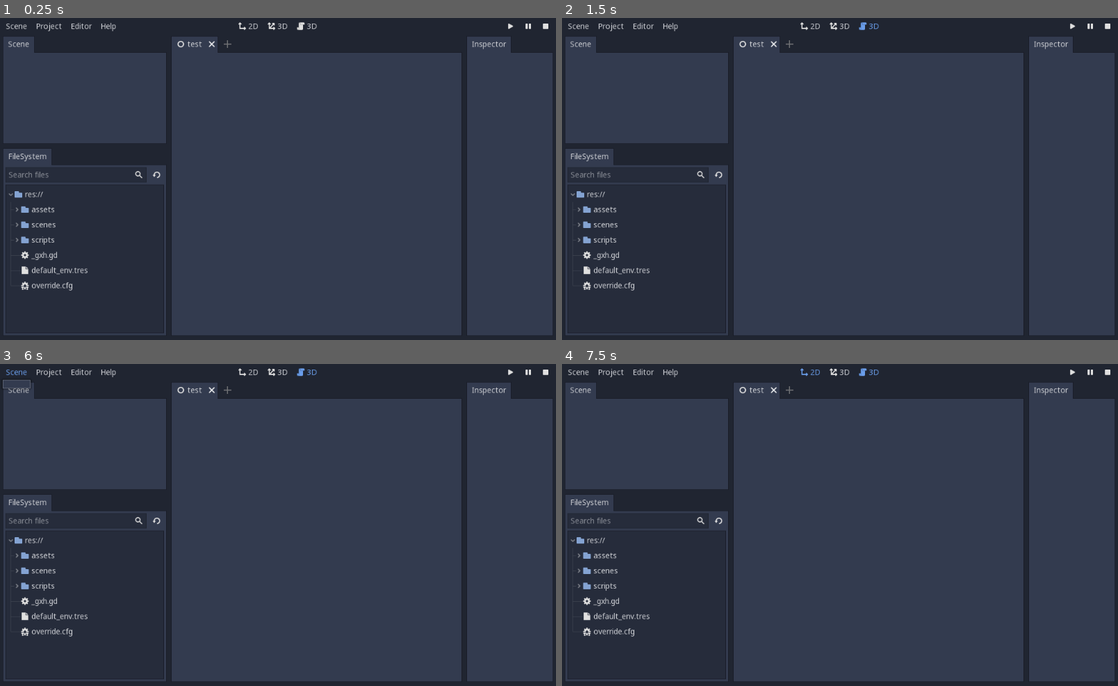
Above: before the commit, frames 1-4 (two rows, left to right).
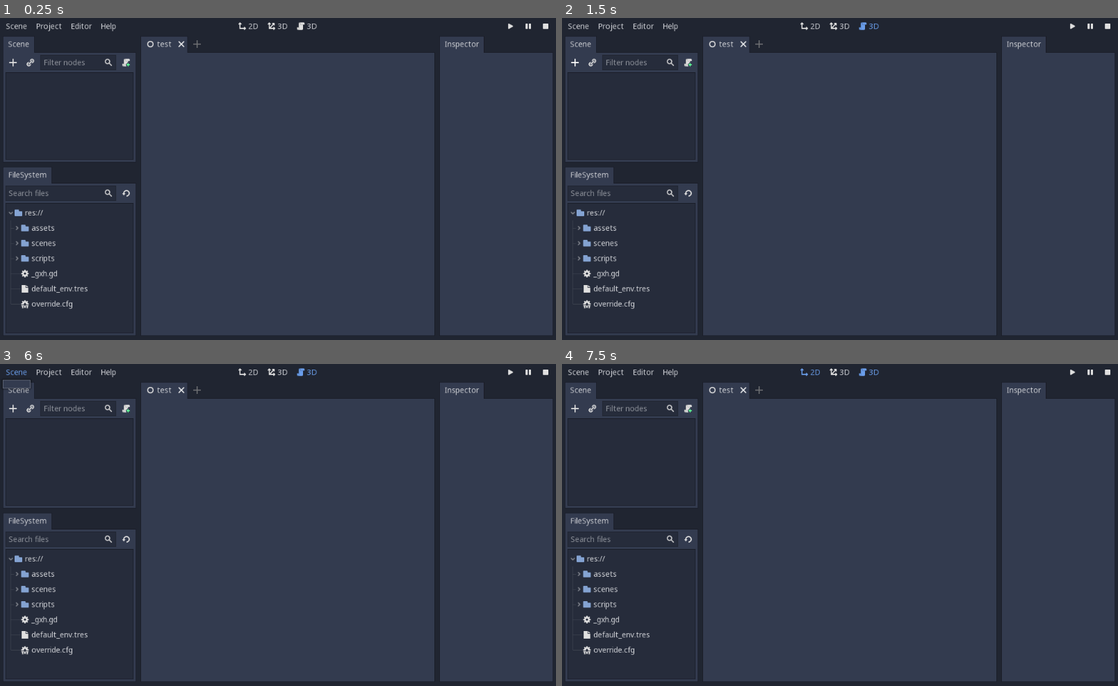
Above: after the commit, the same moments.

Repository: SjVer/PiGodot
Game: Godot game, scene res://scenes/editor.tscn
The game is run twice, just before and just after one commit, with the same random seed, the same clock (stepped at 60 frames per second) and the same inputs.
Inputs (mouse positions are in pixels of both pictures, inside the frame that each line leads up to; where the layout moved, square brackets give the same spot in the first picture):
- Up to frame 1 (0.25 s): no input
- Up to frame 2 (1.5 s): click "3D" at 0.5 s; click (573, 63) at 1.27 s
- Up to frame 3 (6 s): click (27, 409) at 2.02 s; click (127, 409) at 2.77 s; click (127, 537) [155, 521] at 3.5 s; click (511, 373) at 4.25 s; click (511, 373) at 5 s; click "Scene" at 5.75 s
- Up to frame 4 (7.5 s): click "Project" at 6.5 s; click "2D" at 7.25 s

The runs differ from the first frame. In frame 1, 6.3% of the frame differs, in the area x 0-92%, y 5-99%; in frame 2, 6.3%; in frame 3, 6.3%; in frame 4, 6.3%.

Commit message:
upload

Diff:
--- /dev/null
+++ b/assets/icons/Instance.svg
@@ -0,0 +1 @@
+<svg height="16" viewBox="0 0 16 16" width="16" xmlns="http://www.w3.org/2000/svg"><path d="m11 1c-2.1973 0-4 1.8027-4 4 0 .35477.062329.69321.15039 1.0215l2.3945-2.3945c.36302-.38506.87563-.62695 1.4551-.62695 1.1164 0 2 .8836 2 2 0 .57388-.23667 1.0829-.61523 1.4453l-2.4043 2.4043c.32773.087749.66541.15039 1.0195.15039 2.1973 0 4-1.8027 4-4s-1.8027-4-4-4zm-.013672 3.002a1 1 0 0 0 -.69336.29102l-6 6a1 1 0 0 0 0 1.4141 1 1 0 0 0 1.4141 0l6-6a1 1 0 0 0 0-1.4141 1 1 0 0 0 -.7207-.29102zm-5.9863 2.998c-2.1973 0-4 1.8027-4 4s1.8027 4 4 4 4-1.8027 4-4c0-.35412-.062641-.6918-.15039-1.0195l-2.4043 2.4043c-.36245.37857-.87143.61523-1.4453.61523-1.1164 0-2-.8836-2-2 0-.57944.24189-1.0921.62695-1.4551l2.3945-2.3945c-.32827-.088062-.66671-.15039-1.0215-.15039z" fill="#e0e0e0" fill-rule="evenodd"/></svg>
--- /dev/null
+++ b/assets/icons/ScriptCreate.svg
@@ -0,0 +1 @@
+<svg height="16" viewBox="0 0 16 16" width="16" xmlns="http://www.w3.org/2000/svg"><g transform="translate(0 -1036.4)"><path d="m6 1v1c-.55228 0-1 .44772-1 1v10h-1v-2h-2v2c.0002826.35698.19084.68674.5.86523.15194.088045.32439.13452.5.13477v1h5 1v-1h-1v-4h2v-2h2v-3h3v-2c0-1.1046-.89543-2-2-2z" fill="#e0e0e0" transform="translate(0 1036.4)"/><path d="m6 1c-1.1046 0-2 .89543-2 2v7h-2-1v1 2c0 1.1046.89543 2 2 2s2-.89543 2-2v-10c0-.55228.44772-1 1-1s1 .44772 1 1v1 1 1h1 4v-1h-4v-1-1c0-1.1046-.89543-2-2-2zm-4 10h2v2c0 .55228-.44772 1-1 1s-1-.44772-1-1z" fill="#b3b3b3" transform="translate(0 1036.4)"/><circle cx="3" cy="1048.4" fill="#e0e0e0"/><path d="m13 1049.4h2v-2h-2v-2h-2v2h-2v2h2v2h2z" fill="#5fff97" fill-rule="evenodd"/></g></svg>
--- a/scenes/editor.tscn
+++ b/scenes/editor.tscn
@@ -194,16 +194,16 @@
 [node name="LeftDock" type="VSplitContainer" parent="Margin/VBox/Docks"]
 margin_right = 210.0
 margin_bottom = 553.0
-split_offset = 159
+split_offset = 160
 
 [node name="TopTabs" type="TabContainer" parent="Margin/VBox/Docks/LeftDock"]
 margin_right = 210.0
-margin_bottom = 199.0
+margin_bottom = 200.0
 tab_align = 0
 drag_to_rearrange_enabled = true
 
 [node name="BottomTabs" type="TabContainer" parent="Margin/VBox/Docks/LeftDock"]
-margin_top = 207.0
+margin_top = 208.0
 margin_right = 210.0
 margin_bottom = 553.0
 tab_align = 0
--- a/scenes/filesystem.tscn
+++ b/scenes/filesystem.tscn
@@ -38,3 +38,5 @@
 select_mode = 2
 
 [connection signal="text_changed" from="SearchBar/Input" to="." method="_on_search_input_changed"]
+[connection signal="pressed" from="SearchBar/ReloadButton" to="." method="_on_reload_pressed"]
+[connection signal="item_double_clicked" from="Tree" to="." method="_on_tree_item_double_clicked"]
--- a/scenes/scenetree.tscn
+++ b/scenes/scenetree.tscn
@@ -1,8 +1,50 @@
-[gd_scene load_steps=2 format=2]
+[gd_scene load_steps=6 format=2]
 
 [ext_resource path="res://scripts/scenetree.gd" type="Script" id=1]
+[ext_resource path="res://assets/icons/Search.svg" type="Texture" id=2]
+[ext_resource path="res://assets/icons/Add.svg" type="Texture" id=3]
+[ext_resource path="res://assets/icons/Instance.svg" type="Texture" id=4]
+[ext_resource path="res://assets/icons/ScriptCreate.svg" type="Texture" id=5]
 
 [node name="FileSystemDock" type="VBoxContainer"]
 anchor_right = 1.0
 anchor_bottom = 1.0
 script = ExtResource( 1 )
+
+[node name="SearchBar" type="HBoxContainer" parent="."]
+margin_right = 1024.0
+margin_bottom = 26.0
+
+[node name="AddButton" type="ToolButton" parent="SearchBar"]
+margin_right = 28.0
+margin_bottom = 26.0
+icon = ExtResource( 3 )
+
+[node name="InstanceButton" type="ToolButton" parent="SearchBar"]
+margin_left = 32.0
+margin_right = 60.0
+margin_bottom = 26.0
+icon = ExtResource( 4 )
+
+[node name="Input" type="LineEdit" parent="SearchBar"]
+margin_left = 64.0
+margin_right = 992.0
+margin_bottom = 26.0
+size_flags_horizontal = 3
+right_icon = ExtResource( 2 )
+placeholder_text = "Filter nodes"
+
+[node name="ScriptButton" type="ToolButton" parent="SearchBar"]
+margin_left = 996.0
+margin_right = 1024.0
+margin_bottom = 26.0
+icon = ExtResource( 5 )
+
+[node name="Tree" type="Tree" parent="."]
+margin_top = 30.0
+margin_right = 1024.0
+margin_bottom = 600.0
+rect_min_size = Vector2( 50, 0 )
+size_flags_vertical = 3
+allow_rmb_select = true
+select_mode = 2
--- a/scripts/editor.gd
+++ b/scripts/editor.gd
@@ -16,6 +16,9 @@
 	left_dock_bottom.add_child(filesystem_dock)
 	right_dock_top.add_child(inspector_dock)
 
+	$Margin/VBox/Docks.split_offset = 80
+	$Margin/VBox/Docks/CenterRight.split_offset = -200
+
 func _ready():
 	# make add scene button darker
 	add_scene_button.add_color_override("icon_color_normal",  Color(0.6, 0.6, 0.6, 0.8))
--- a/scripts/filesystem.gd
+++ b/scripts/filesystem.gd
@@ -160,8 +160,11 @@
 	sub_item.set_icon(0, item.icon)
 	sub_item.set_meta("full_path", item.full_path)
 	sub_item.set_tooltip(0, item.full_path)
-	if item.modulate: sub_item.set_icon_modulate(0, item.modulate)
-	sub_item.collapsed = item.is_dir and root
+
+	if item.modulate:
+		sub_item.set_icon_modulate(0, item.modulate)
+
+	sub_item.collapsed = item.is_dir and root != null and search_input.text == ""
 
 	# sort items
 	item.files.sort_custom(FileItem, "compare")
@@ -202,3 +205,10 @@
 
 func _on_search_input_changed(_new_text: String):
 	fill_file_tree(null, root_file_item)
+
+func _on_reload_pressed():
+	update_file_tree()
+
+func _on_tree_item_double_clicked():
+	# TODO: this is just not being called :(
+	print("test")
Not shown, added: assets/icons/Instance.svg.import
Not shown, added: assets/icons/ScriptCreate.svg.import
